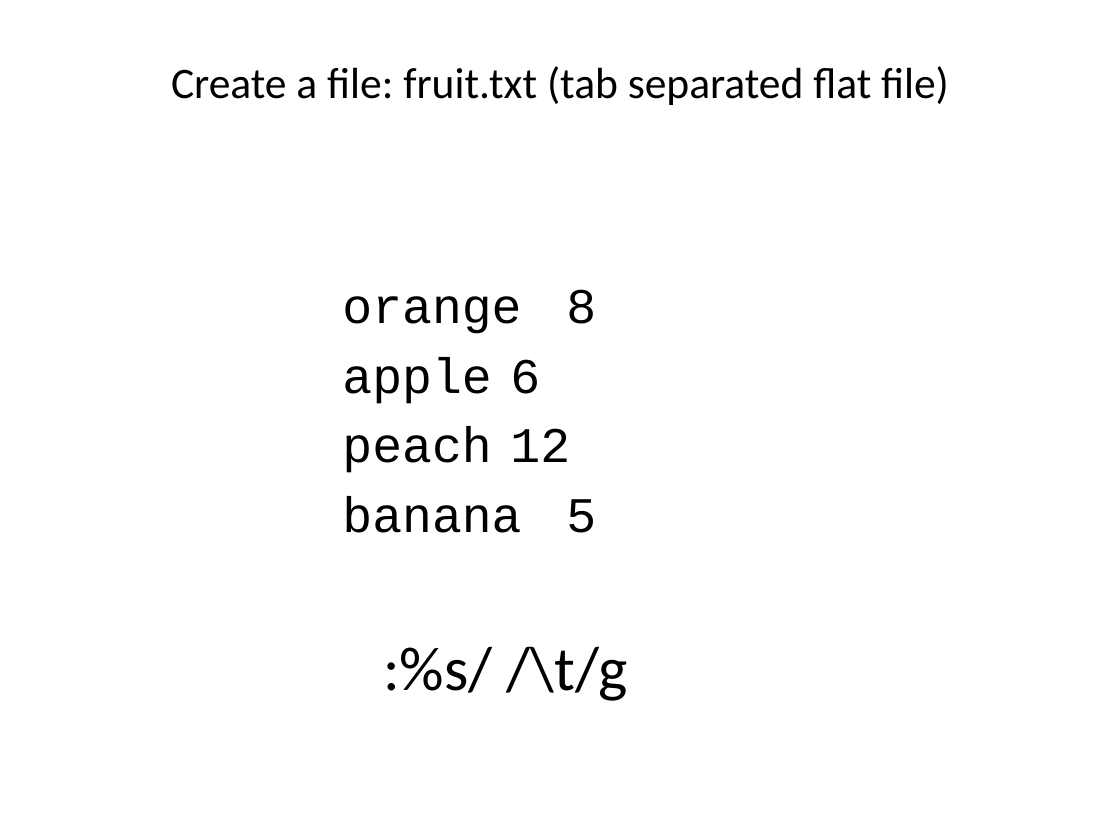
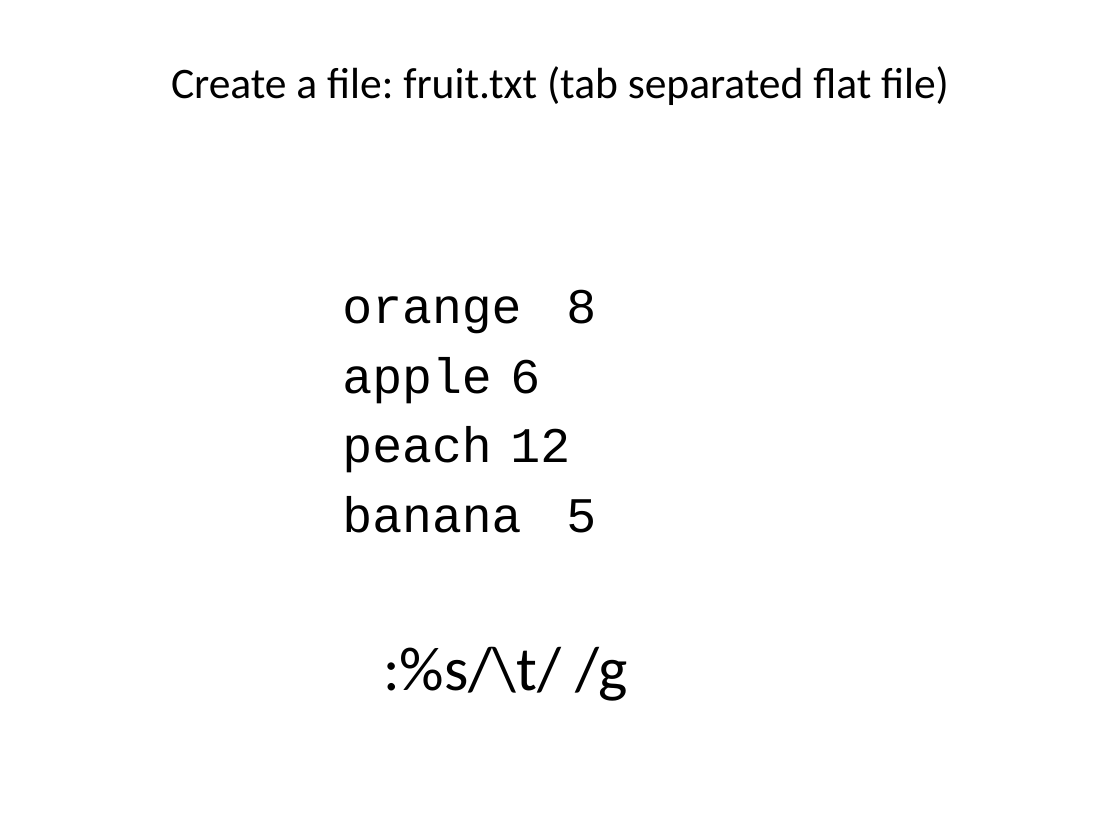
Before and after one commit to liu3zhenlab/teaching, a slide deck: slide 13 of PLPTH813Bioinformatis/2023/labs/lab02_unix.pptx. Drawn at 1120x840 pixels with LibreOffice and Linux fonts; fonts in the diff are those of the drawing. Boxes give left, top, right and bottom in pixels: in the first picture for what was removed or moved away, otherwise in the second. Text is boxed around its words. In the diff, an @@ line names an element or a change of style, - is before the commit and + after.

```diff
--- a/PLPTH813Bioinformatis/2023/labs/lab02_unix.pptx
+++ b/PLPTH813Bioinformatis/2023/labs/lab02_unix.pptx
@@ text at [383,646,628,701]: text changed @@
-:%s/ /\t/g
+:%s/\t/ /g
```
Also in this commit, not shown: 1 other slide changed, 1 slide added, 7 other files.
